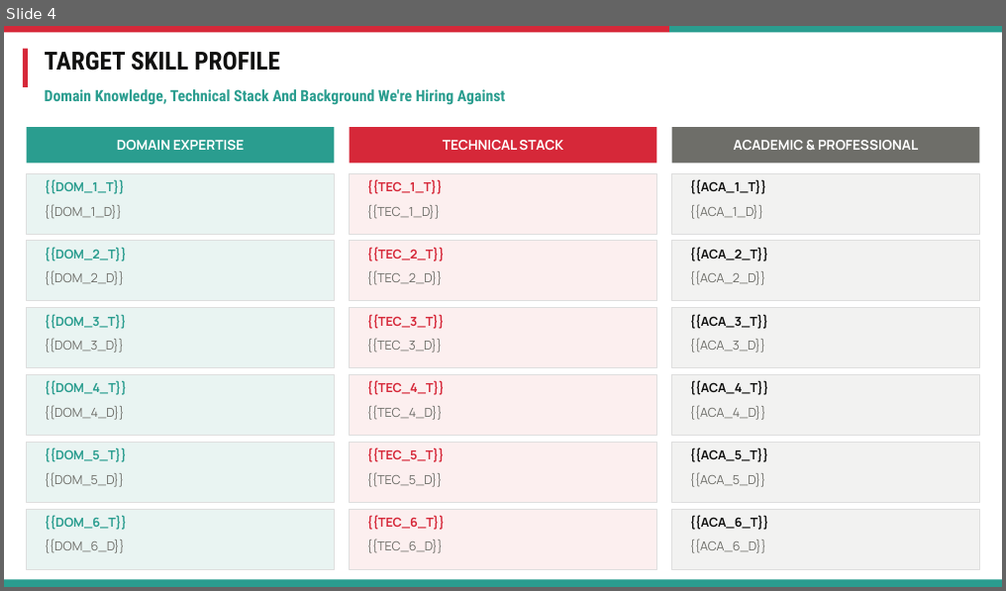
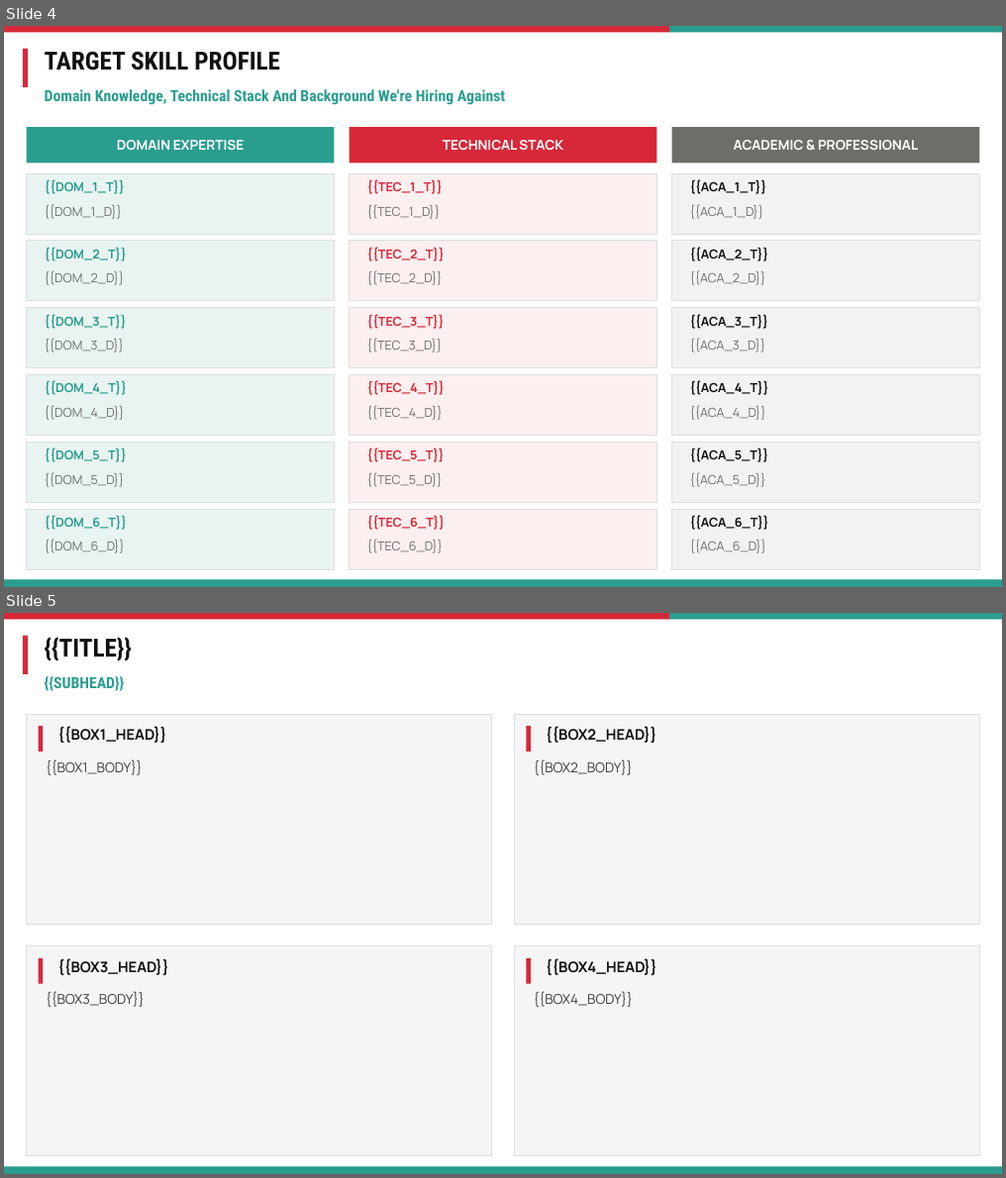
Before and after one commit to athu07/Deck-Engine, a slide deck: data/templates/skills_templates.pptx. Shown one above the other, each under a label of ours: slide 4 before the commit, slides 4 and 5 after it. The pictures are 1006x591 and 1006x1178 pixels, drawn with LibreOffice and Linux fonts; fonts in the diff are those of the drawing. Boxes give left, top, right and bottom in pixels: in the first picture for what was removed or moved away, otherwise in the second. Text is boxed around its words. In the diff, an @@ line names an element or a change of style, - is before the commit and + after.

```diff
--- a/data/templates/skills_templates.pptx
+++ b/data/templates/skills_templates.pptx
@@ slide 5 added at (x1=4, y1=613, x2=1002, y2=1174), background #FFFFFF @@
@@ rectangle added at (x1=4, y1=613, x2=669, y2=619), fill #D62839 @@
@@ rectangle added at (x1=23, y1=636, x2=28, y2=674), fill #D62839 @@
@@ text added at (x1=45, y1=637, x2=132, y2=662), 24 pt, text #111110, bold @@
+{{TITLE}}
@@ rectangle added at (x1=669, y1=613, x2=1002, y2=619), fill #2A9D8F @@
@@ text added at (x1=45, y1=676, x2=125, y2=691), 15 pt, text #2A9D8F, bold @@
+{{SUBHEAD}}
@@ rectangle added at (x1=27, y1=714, x2=491, y2=925), fill #F5F5F5, outline #DEDEDE 0.75 pt @@
@@ rectangle added at (x1=39, y1=726, x2=43, y2=752), fill #D62839 @@
@@ text added at (x1=57, y1=727, x2=166, y2=743), 14 pt, text #111110, bold @@
+{{BOX1_HEAD}}
@@ rectangle added at (x1=515, y1=714, x2=979, y2=925), fill #F5F5F5, outline #DEDEDE 0.75 pt @@
@@ rectangle added at (x1=526, y1=726, x2=531, y2=752), fill #D62839 @@
@@ text added at (x1=546, y1=727, x2=657, y2=743), 14 pt, text #111110, bold @@
+{{BOX2_HEAD}}
@@ text added at (x1=46, y1=760, x2=142, y2=775), 13 pt, text #3E3E3E @@
+{{BOX1_BODY}}
@@ text added at (x1=534, y1=760, x2=633, y2=775), 13 pt, text #3E3E3E @@
+{{BOX2_BODY}}
@@ rectangle added at (x1=27, y1=947, x2=491, y2=1157), fill #F5F5F5, outline #DEDEDE 0.75 pt @@
@@ rectangle added at (x1=39, y1=959, x2=43, y2=984), fill #D62839 @@
@@ text added at (x1=57, y1=959, x2=169, y2=975), 14 pt, text #111110, bold @@
+{{BOX3_HEAD}}
@@ rectangle added at (x1=515, y1=947, x2=979, y2=1157), fill #F5F5F5, outline #DEDEDE 0.75 pt @@
@@ rectangle added at (x1=526, y1=959, x2=531, y2=984), fill #D62839 @@
@@ text added at (x1=546, y1=959, x2=657, y2=975), 14 pt, text #111110, bold @@
+{{BOX4_HEAD}}
@@ text added at (x1=46, y1=991, x2=145, y2=1007), 13 pt, text #3E3E3E @@
+{{BOX3_BODY}}
@@ text added at (x1=534, y1=991, x2=633, y2=1007), 13 pt, text #3E3E3E @@
+{{BOX4_BODY}}
@@ rectangle added at (x1=4, y1=1167, x2=1002, y2=1174), fill #2A9D8F @@
```
Also in this commit, not shown: 6 other slides added, 39 other files.
